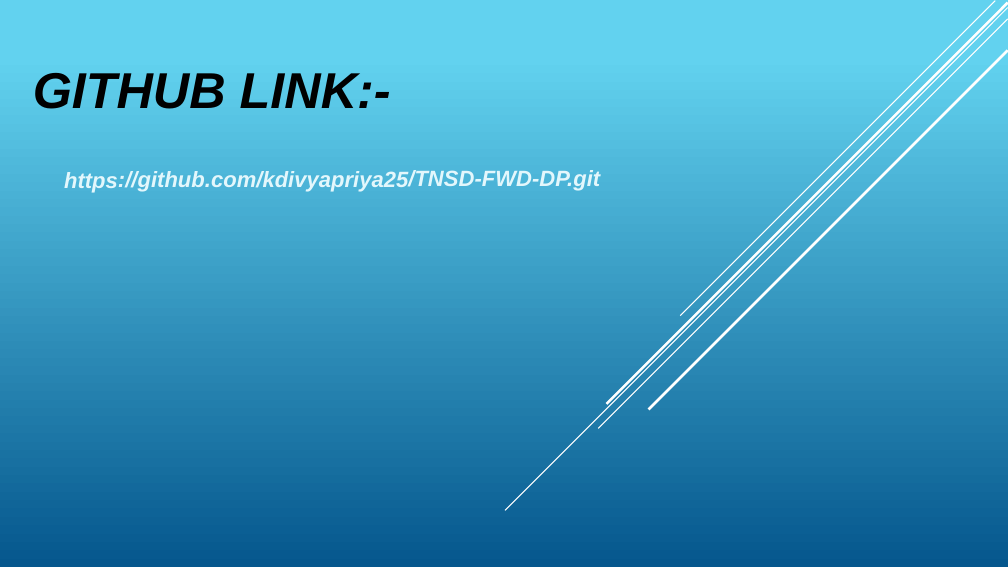
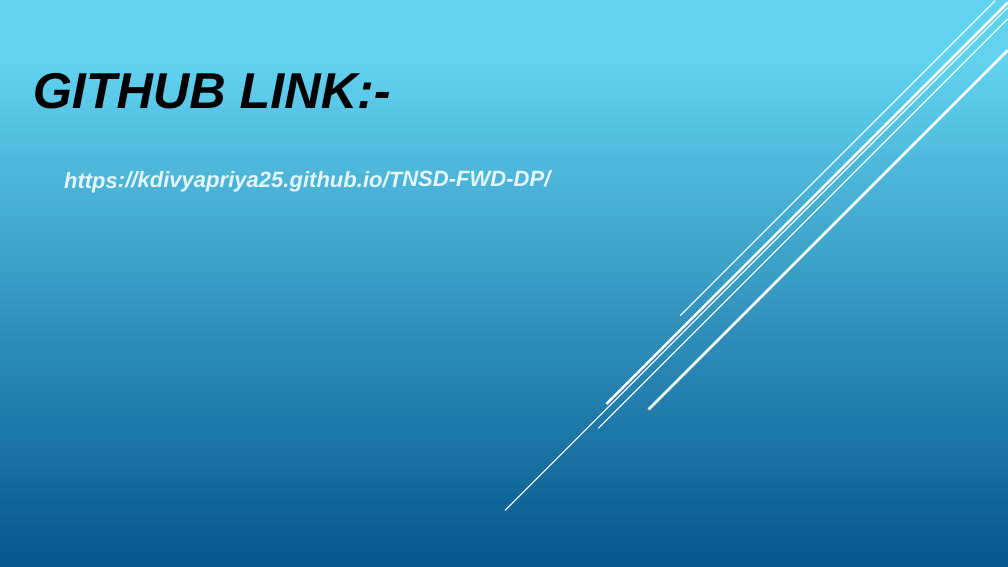
Before and after one commit to kdivyapriya25/TNSD-FWD-DP, a slide deck: slide 12 of DIGITAL PORTFOLIO .pptx. Drawn at 1008x567 pixels with LibreOffice and Linux fonts; fonts in the diff are those of the drawing. Boxes give left, top, right and bottom in pixels: in the first picture for what was removed or moved away, otherwise in the second. Text is boxed around its words. In the diff, an @@ line names an element or a change of style, - is before the commit and + after.

```diff
--- a/DIGITAL PORTFOLIO .pptx
+++ b/DIGITAL PORTFOLIO .pptx
@@ subtitle at box(64, 170, 550, 193): text changed @@
-https://github.com/kdivyapriya25/TNSD-FWD-DP.git
+https://kdivyapriya25.github.io/TNSD-FWD-DP/
```
